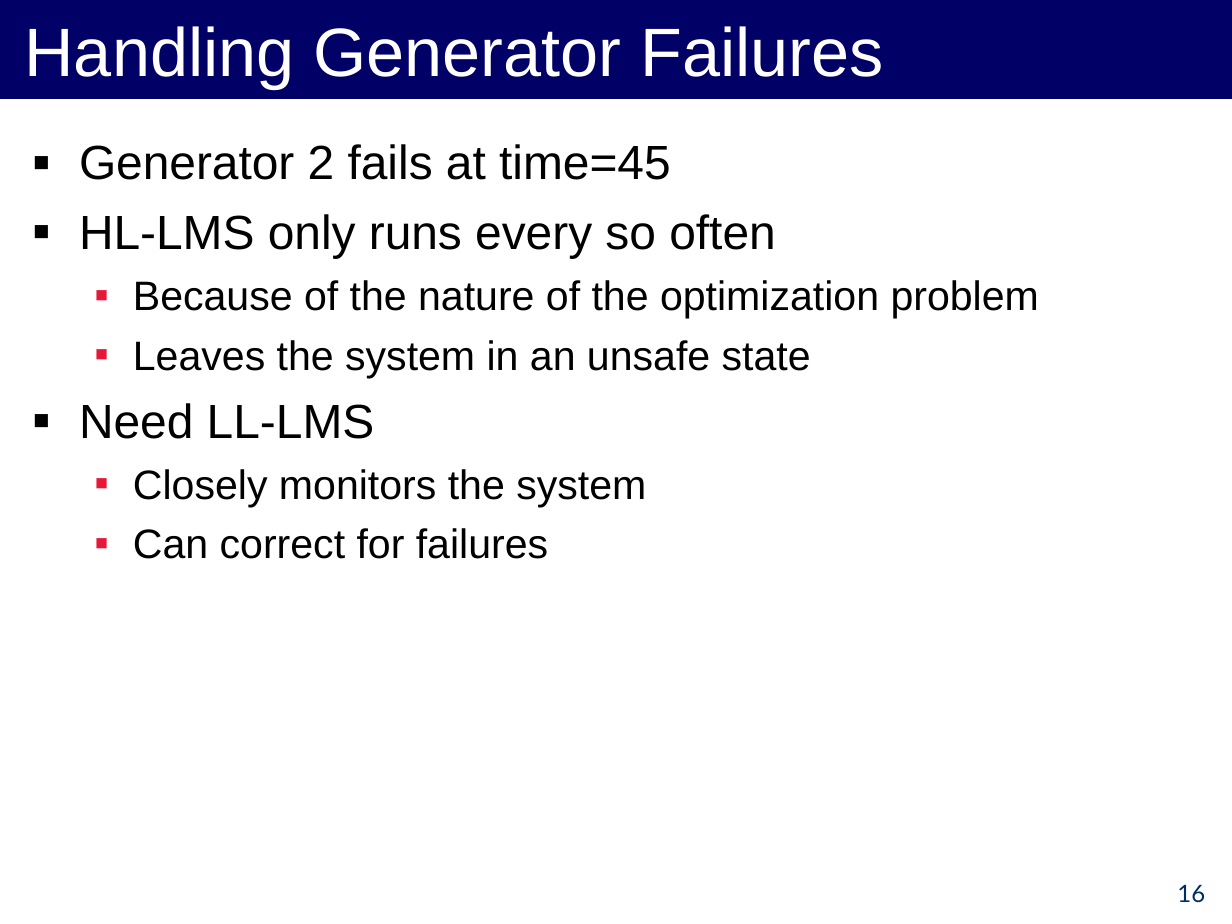
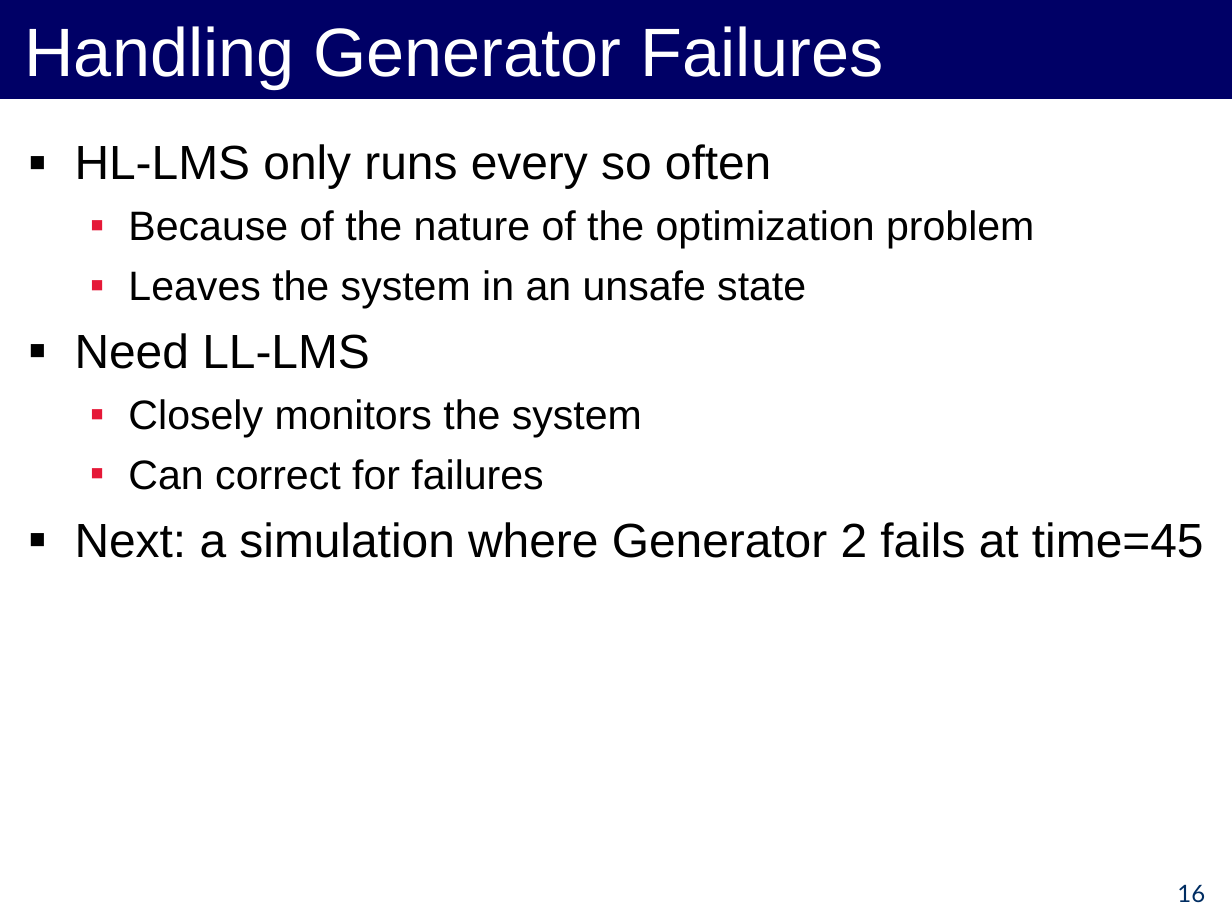
Before and after one commit to forresti/optimal_load_management, a slide deck: slide 16 of project/12-3-12_Presentation.ppt. Drawn at 1232x924 pixels with LibreOffice and Linux fonts; fonts in the diff are those of the drawing. Boxes give left, top, right and bottom in pixels: in the first picture for what was removed or moved away, otherwise in the second. Text is boxed around its words. In the diff, an @@ line names an element or a change of style, - is before the commit and + after.

```diff
--- a/project/12-3-12_Presentation.ppt
+++ b/project/12-3-12_Presentation.ppt
@@ text at (79,144,671,180): paragraph removed @@
-▪ Generator 2 fails at time=45
@@ text at (75,522,1204,558): paragraph added @@
+▪ Next: a simulation where Generator 2 fails at time=45
```
Also in this commit, not shown: 13 other slides changed, 5 slides added, 6 slides removed, 7 other files.
